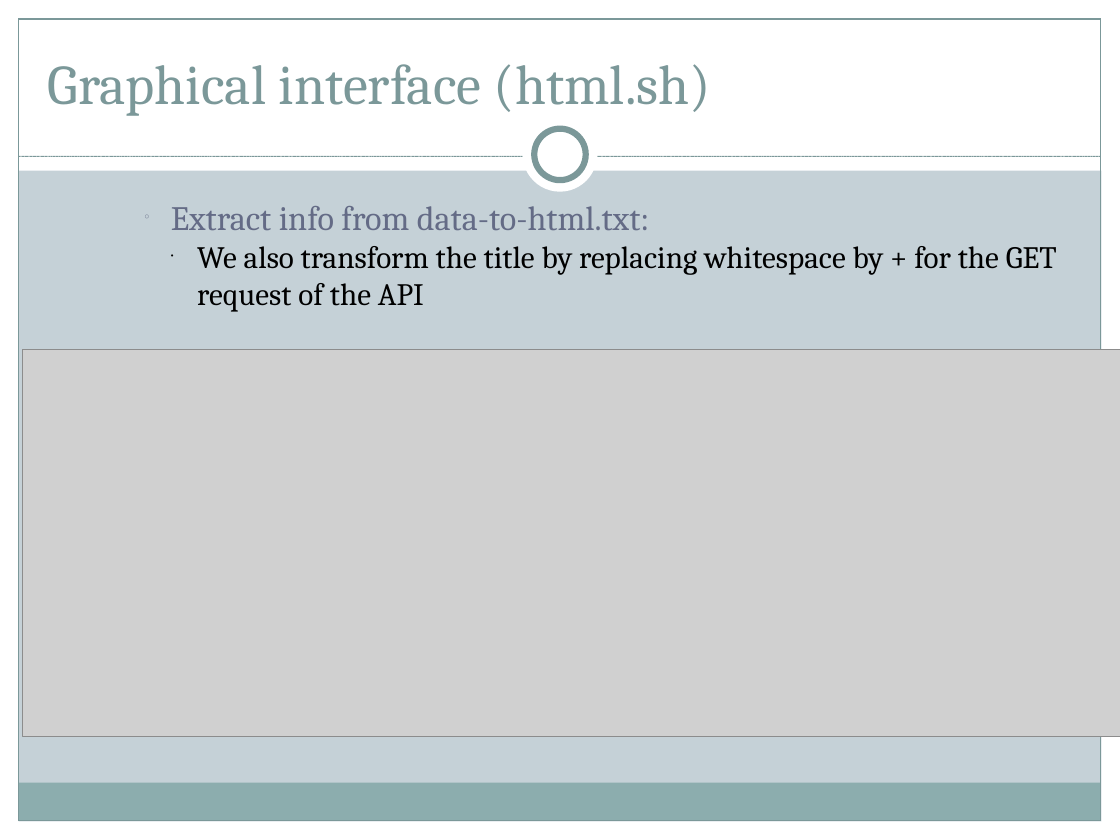
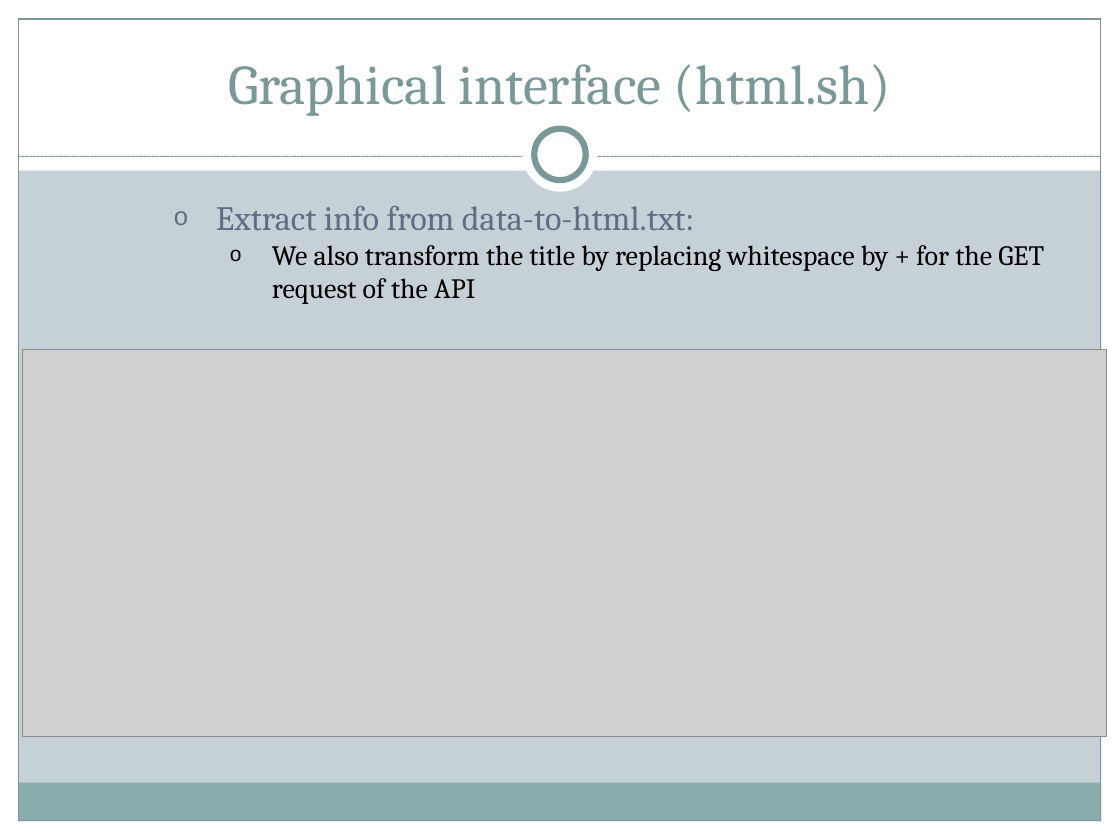
Before and after one commit to peiyunli/isepldc2014, a slide deck: slide 22 of projects/film/presentations/presentation-finale-13-06-14.pptx (slide 18 before the commit). Drawn at 1120x840 pixels with LibreOffice and Linux fonts; fonts in the diff are those of the drawing; grey boxes stand for pictures. Boxes give left, top, right and bottom in pixels: in the first picture for what was removed or moved away, otherwise in the second. Text is boxed around its words. In the diff, an @@ line names an element or a change of style, - is before the commit and + after.

```diff
--- a/projects/film/presentations/presentation-finale-13-06-14.pptx
+++ b/projects/film/presentations/presentation-finale-13-06-14.pptx
@@ text "Graphical interface (html.sh)" at [228,64,891,116]: alignment left to centre @@
@@ text "Extract info from data-to-html.txt:" at [216,206,1044,304]: size 20 to 18 pt in "We also transform the title by replacing ..."; bullet ○ to o; bullet • to o @@
@@ picture: place and size @@
-picture at [22,349,1120,737]
+picture at [22,349,1107,737]
```
Also in this commit, not shown: 23 other slides changed, 4 slides added, 12 other files.
